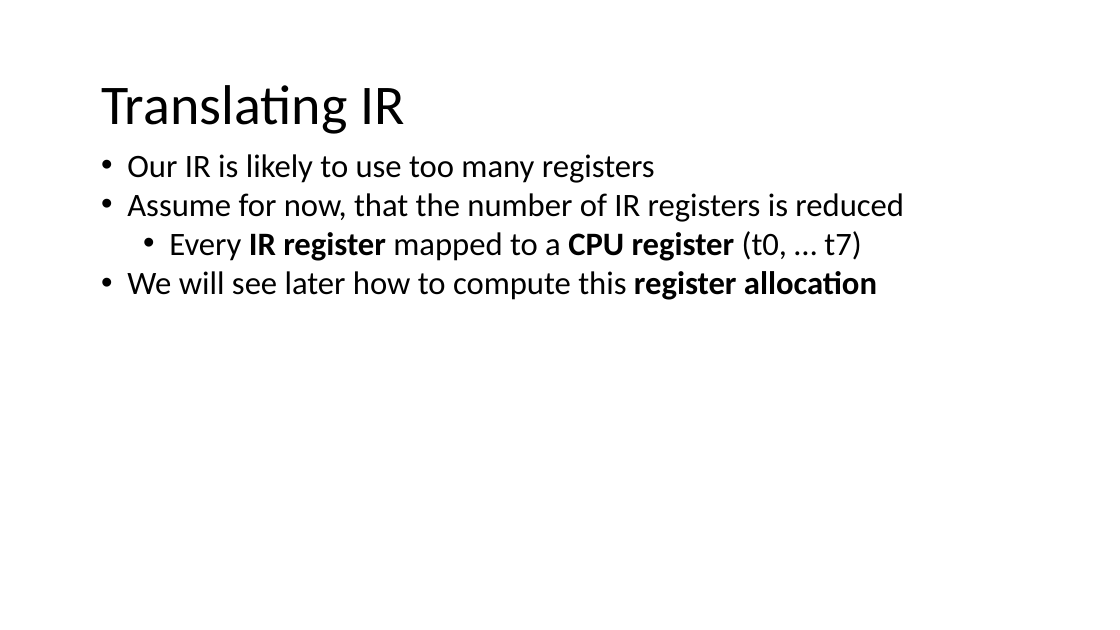
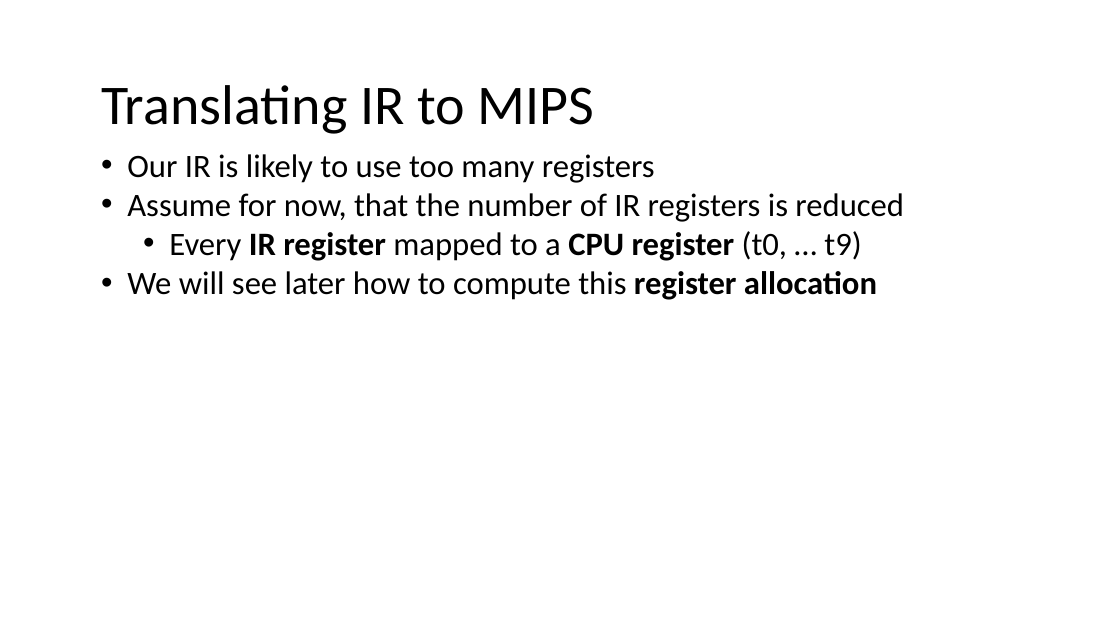
Before and after one commit to nivshani/compilation, a slide deck: slide 40 of slides/codegen.pptx (slide 31 before the commit). Drawn at 1120x630 pixels with LibreOffice and Linux fonts; fonts in the diff are those of the drawing. Boxes give left, top, right and bottom in pixels: in the first picture for what was removed or moved away, otherwise in the second. Text is boxed around its words. In the diff, an @@ line names an element or a change of style, - is before the commit and + after.

```diff
--- a/slides/codegen.pptx
+++ b/slides/codegen.pptx
@@ text at [101, 85, 593, 134]: text changed @@
-Translating IR
+Translating IR to MIPS
@@ text at [169, 231, 861, 261]: text changed @@
-  • Every IR register mapped to a CPU register (t0, … t7)
+  • Every IR register mapped to a CPU register (t0, … t9)
```
Also in this commit, not shown: 35 other slides changed, 10 slides added, 1 slide removed, 1 other file.
